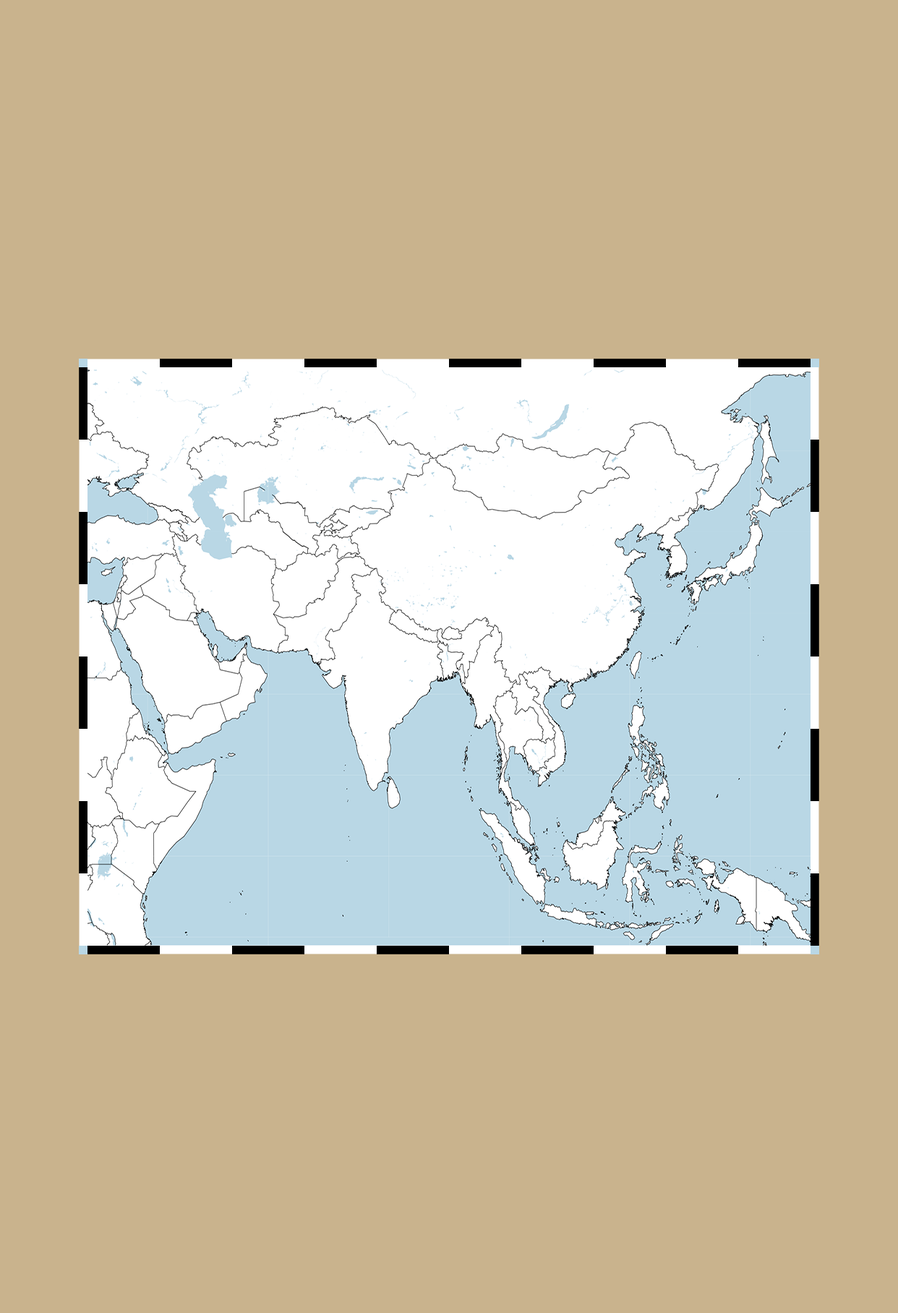
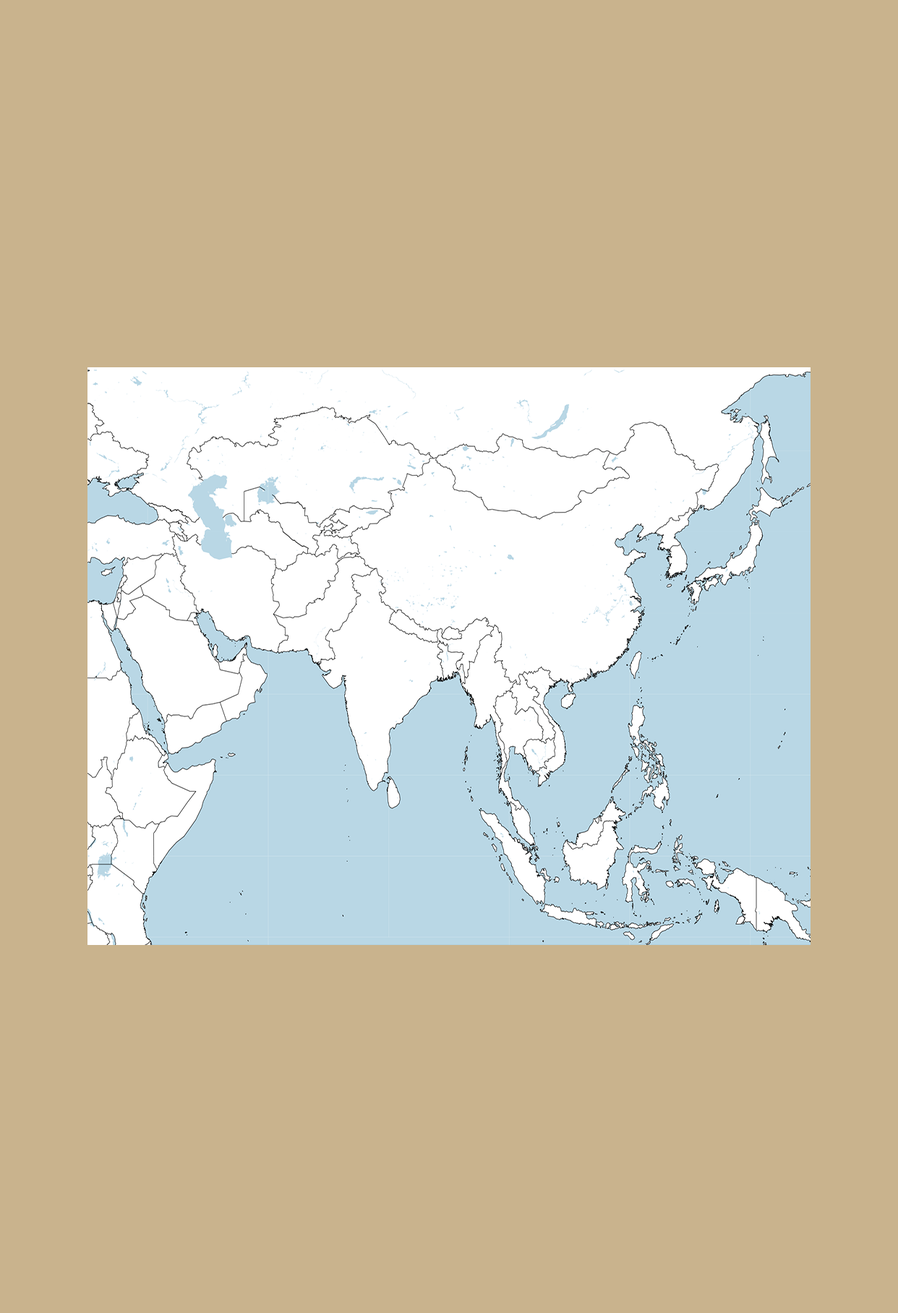
Revision of a layered 898 × 1313 image; what changed, layer by layer:
added layer "Слой 16" above "Слой 14" over [78, 358, 820, 955]
hid "Слой 1 копия 2" over [78, 358, 820, 955]
